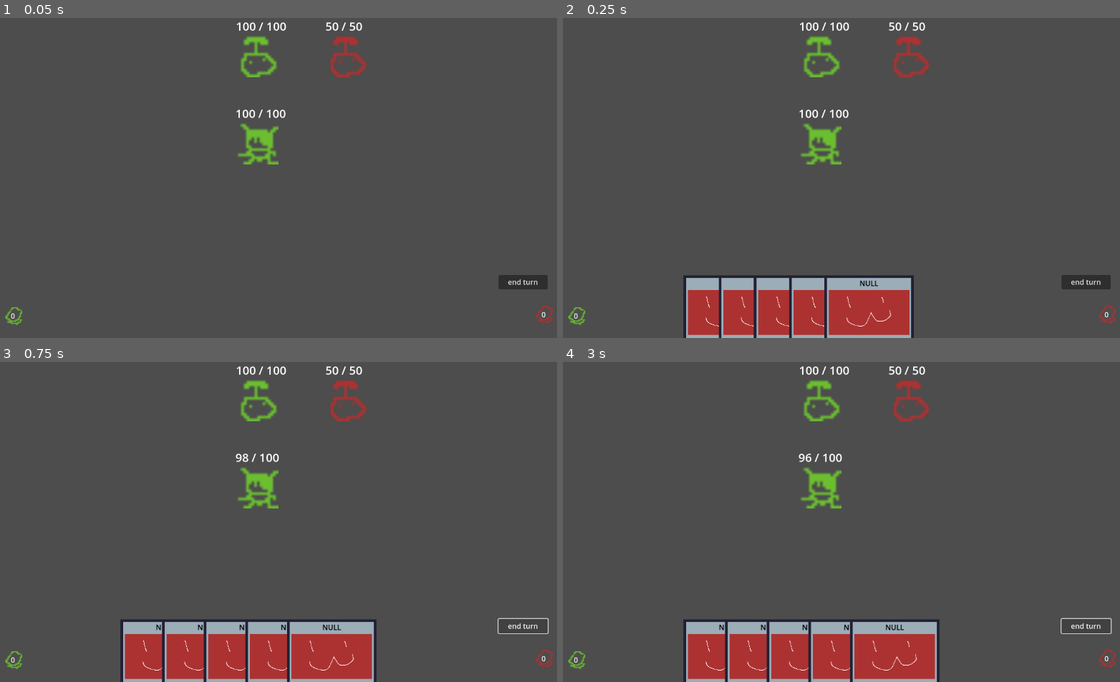
Above: before the commit, frames 1-4 (two rows, left to right).
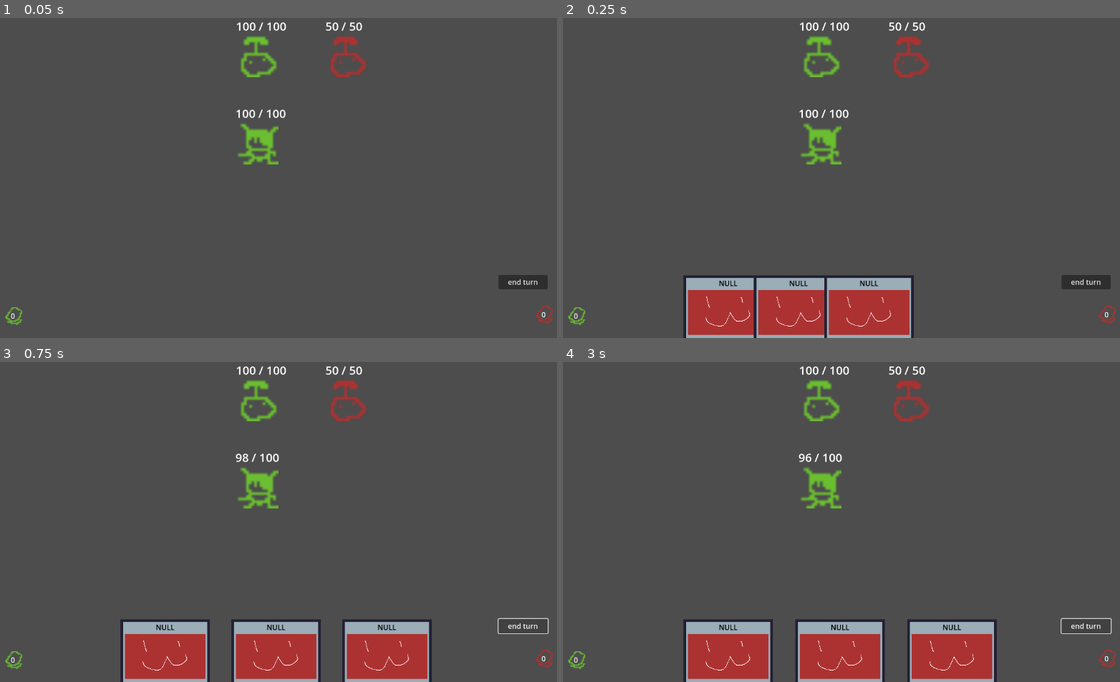
Above: after the commit, the same moments.

Repository: Saplings-Projects/1M_sub
Game: Godot game, scene res://#Scenes/TestingScene.tscn
Two runs of this game, one before a commit and one after it. Both use one fixed random seed, a clock stepped at 60 frames per second and the inputs below.
Inputs:
- Up to frame 1 (0.05 s): no input
- Up to frame 2 (0.25 s): no input
- Up to frame 3 (0.75 s): click "end turn" at 0.5 s
- Up to frame 4 (3 s): click "0" at 1.25 s; click "0" at 2 s; click "end turn" at 2.75 s

Frame 1 is identical in both runs. In frame 2, 0.4% of the frame differs, in the area x 27-47%, y 81-100%; in frame 3, 4.8%; in frame 4, 5.0%, in the area x 29-78%, y 80-100%.
Error before the commit: Invalid access to property or key 'successful_card_play' on a base object of type 'Node (CardManager.gd)'. (res://Cards/CardContainer.gd:25)

Commit message:
Add draw pile and discard pile to CardContainer
-Adds several helper functions for drawing and discarding cards
-Add helper for getting random array item using RandomGenerator

Diff:
--- a/#Scenes/TestingScene.tscn
+++ b/#Scenes/TestingScene.tscn
@@ -9,7 +9,7 @@
 [ext_resource type="Texture2D" uid="uid://d4muqvs3etnr8" path="res://Cards/discard_pile.png" id="12_kxw48"]
 [ext_resource type="Script" path="res://UI/EndTurnButton.gd" id="14_dpe64"]
 
-[sub_resource type="Resource" id="Resource_dqjle"]
+[sub_resource type="Resource" id="Resource_qq156"]
 script = ExtResource("5_obxy7")
 damage_to_apply_to_target = 0.0
 damage_to_apply_to_caster = 0.0
@@ -17,11 +17,13 @@
 buffs_to_apply_to_caster = Array[Resource("res://Buffs/BuffBase.gd")]([])
 affect_all_targets = false
 affect_all_casters = false
+amount_of_cards_to_draw = 0
+amount_of_cards_to_discard = 0
 application_type = 1
 card_title = "NULL"
 card_description = "NULL"
 
-[sub_resource type="Resource" id="Resource_xldjm"]
+[sub_resource type="Resource" id="Resource_wodrl"]
 script = ExtResource("5_obxy7")
 damage_to_apply_to_target = 0.0
 damage_to_apply_to_caster = 0.0
@@ -29,11 +31,13 @@
 buffs_to_apply_to_caster = Array[Resource("res://Buffs/BuffBase.gd")]([])
 affect_all_targets = false
 affect_all_casters = false
+amount_of_cards_to_draw = 0
+amount_of_cards_to_discard = 0
 application_type = 1
 card_title = "NULL"
 card_description = "NULL"
 
-[sub_resource type="Resource" id="Resource_cmc2i"]
+[sub_resource type="Resource" id="Resource_1agst"]
 script = ExtResource("5_obxy7")
 damage_to_apply_to_target = 0.0
 damage_to_apply_to_caster = 0.0
@@ -41,30 +45,8 @@
 buffs_to_apply_to_caster = Array[Resource("res://Buffs/BuffBase.gd")]([])
 affect_all_targets = false
 affect_all_casters = false
-application_type = 1
-card_title = "NULL"
-card_description = "NULL"
-
-[sub_resource type="Resource" id="Resource_0yyr6"]
-script = ExtResource("5_obxy7")
-damage_to_apply_to_target = 0.0
-damage_to_apply_to_caster = 0.0
-buffs_to_apply_to_target = Array[Resource("res://Buffs/BuffBase.gd")]([])
-buffs_to_apply_to_caster = Array[Resource("res://Buffs/BuffBase.gd")]([])
-affect_all_targets = false
-affect_all_casters = false
-application_type = 1
-card_title = "NULL"
-card_description = "NULL"
-
-[sub_resource type="Resource" id="Resource_dpl7a"]
-script = ExtResource("5_obxy7")
-damage_to_apply_to_target = 0.0
-damage_to_apply_to_caster = 0.0
-buffs_to_apply_to_target = Array[Resource("res://Buffs/BuffBase.gd")]([])
-buffs_to_apply_to_caster = Array[Resource("res://Buffs/BuffBase.gd")]([])
-affect_all_targets = false
-affect_all_casters = false
+amount_of_cards_to_draw = 0
+amount_of_cards_to_discard = 0
 application_type = 1
 card_title = "NULL"
 card_description = "NULL"
@@ -81,7 +63,7 @@
 card_scene = ExtResource("2_tx1h0")
 total_hand_width = 500.0
 card_queued_offset = 200.0
-default_hand = Array[ExtResource("5_obxy7")]([SubResource("Resource_dqjle"), SubResource("Resource_xldjm"), SubResource("Resource_cmc2i"), SubResource("Resource_0yyr6"), SubResource("Resource_dpl7a")])
+default_deck = Array[ExtResource("5_obxy7")]([SubResource("Resource_qq156"), SubResource("Resource_wodrl"), SubResource("Resource_1agst")])
 
 [node name="CanvasLayer" type="CanvasLayer" parent="."]
 
--- a/Cards/CardContainer.gd
+++ b/Cards/CardContainer.gd
@@ -10,93 +10,184 @@
 ## TODO We need a global way to deal cards so we can deal cards from
 ## card effects (eg: draw 2 cards). There is also no concept of draw pile/discard pile.
 
+signal on_card_counts_updated
 
 @export var card_scene: PackedScene
 @export var total_hand_width: float = 100
 @export var card_hovered_offset: float = 100
 @export var card_queued_offset: float = 100
-@export var default_hand: Array[CardBase]
-
-var cards: Array[CardWorld]
+@export var default_deck: Array[CardBase]
+@export var starting_hand_size: int = 5
+@export var max_hand_size: int = 10
+
+var cards_in_hand: Array[CardWorld] = []
+var draw_pile: Array[CardBase] = []
+var discard_pile: Array[CardBase] = []
+var queued_card: CardWorld = null
 
 
 func _ready() -> void:
 	PhaseManager.on_phase_changed.connect(_on_phase_changed)
-	CardManager.successful_card_play.connect(_on_card_successful_play)
+	CardManager.set_card_container(self)
+
+	draw_pile = default_deck.duplicate()
+	draw_pile.shuffle()
 
 
 func _process(_delta: float) -> void:
 	_update_card_positions()
 
 
-func deal_cards() -> void:
-	discard_all_cards()
-	for card_index: int in default_hand.size():
-		# create card and add to list
-		var card_instance: CardWorld = card_scene.instantiate()
-		add_child(card_instance)
-		cards.append(card_instance)
-		card_instance.init_card(default_hand[card_index])
-
-		# bind mouse events
-		var card_click_handler: ClickHandler = card_instance.get_click_handler()
-		card_click_handler.on_click.connect(_on_card_clicked.bind(card_instance))
-		card_click_handler.on_mouse_hovering.connect(_on_card_hovering.bind(card_instance))
-		card_click_handler.on_unhover.connect(_on_card_unhovered.bind(card_instance))
+func set_queued_card(card: CardWorld) -> void:
+	queued_card = card
+
+
+func remove_queued_card() -> void:
+	discard_card(queued_card)
+	set_queued_card(null)
+
+
+func is_card_queued() -> bool:
+	return queued_card != null
+
+
+func deal_to_hand_limit() -> void:
+	# deal to our starting hand size, ignoring amount of cards we already have
+	var amount_to_draw: int = maxi(0, starting_hand_size - cards_in_hand.size())
+	draw_cards(amount_to_draw)
+
+
+func draw_cards(amount: int) -> void:
+	for card_index: int in amount:
+		# limit amount of cards to a maximum
+		if cards_in_hand.size() < max_hand_size:
+			_draw_card()
 
 
 func discard_all_cards() -> void:
-	for card: CardWorld in cards:
-		card.queue_free()
-	cards.clear()
-
-
-func remove_card(card: CardWorld) -> void:
-	var card_index: int = cards.find(card)
-	cards[card_index].queue_free()
-	cards.remove_at(card_index)
+	while cards_in_hand.size() > 0:
+		_discard_last_card()
+
+
+func discard_random_card(amount: int) -> void:
+	var valid_cards_to_discard: Array[CardWorld] = []
+
+	for card in cards_in_hand:
+		if card != queued_card:
+			valid_cards_to_discard.append(card)
+
+	var amount_to_discard: int = mini(valid_cards_to_discard.size(), amount)
+	for discarding_index: int in amount_to_discard:
+		var random_index: int = Helpers.get_random_array_index(valid_cards_to_discard)
+		discard_card(valid_cards_to_discard[random_index])
+		valid_cards_to_discard.remove_at(random_index)
+
+
+func discard_card(card: CardWorld) -> void:
+	var card_index: int = cards_in_hand.find(card)
+	_discard_card_at_index(card_index)
+
+
+func get_draw_pile_size() -> int:
+	return draw_pile.size()
+
+
+func get_discard_pile_size() -> int:
+	return discard_pile.size()
+
+
+func _draw_card() -> void:
+	# if draw pile is empty, shuffle discard pile into draw pile. Clear discard pile.
+	if draw_pile.size() <= 0:
+		# every card is in our hand. Exit because there's nothing to draw
+		if discard_pile.size() <= 0:
+			return
+		discard_pile.shuffle()
+		draw_pile = discard_pile.duplicate()
+		discard_pile.clear()
+
+	# top card on the draw pile
+	var drawn_card: CardBase = draw_pile[0]
+	draw_pile.remove_at(0)
+
+	_create_card_in_world(drawn_card)
+
+	on_card_counts_updated.emit()
+
+
+func _create_card_in_world(card_data: CardBase):
+	var card_instance: CardWorld = card_scene.instantiate()
+	add_child(card_instance)
+	cards_in_hand.append(card_instance)
+
+	card_instance.init_card(card_data)
+
+	# bind mouse events
+	var card_click_handler: ClickHandler = card_instance.get_click_handler()
+	card_click_handler.on_click.connect(_on_card_clicked.bind(card_instance))
+	card_click_handler.on_mouse_hovering.connect(_on_card_hovering.bind(card_instance))
+	card_click_handler.on_unhover.connect(_on_card_unhovered.bind(card_instance))
+
+
+func _discard_card_at_index(card_index: int) -> void:
+	var card: CardWorld = cards_in_hand[card_index]
+
+	# add to discard pile
+	discard_pile.append(card.card_data)
+
+	# remove from world
+	cards_in_hand.remove_at(card_index)
+	card.queue_free()
+
+	on_card_counts_updated.emit()
+
+
+func _discard_last_card() -> void:
+	if cards_in_hand.size() > 0:
+		_discard_card_at_index(cards_in_hand.size() - 1)
 
 
 func _on_phase_changed(new_phase: Enums.Phase, _old_phase: Enums.Phase) -> void:
 	if new_phase == Enums.Phase.PLAYER_ATTACKING:
-		deal_cards()
+		deal_to_hand_limit()
 	if new_phase == Enums.Phase.ENEMY_ATTACKING:
 		discard_all_cards()
 
 
 func _on_card_clicked(card: CardWorld) -> void:
-	if CardManager.is_card_queued():
+	if is_card_queued():
+		var previously_queued_card: CardWorld = queued_card
+
 		# If we click ANY card while we have one queued, unqueue the queued card
-		var queued_card = CardManager.queued_card
-		CardManager.set_queued_card(null)
+		set_queued_card(null)
 
 		# If the card we clicked was the global queued card, we are still hovering it
-		if card == queued_card:
+		if card == previously_queued_card:
 			_on_card_hovering(card)
 		else:
 			# If we clicked another card, then we already unhovered the queued card
-			_on_card_unhovered(queued_card)
+			_on_card_unhovered(previously_queued_card)
 			# Now call this function again for the card we clicked, which should queue it
 			_on_card_clicked(card)
 	else:
 		# If we click a card with no card queued, queue it
-		CardManager.set_queued_card(card)
+		set_queued_card(card)
 		_focus_card(card, card_queued_offset)
 
 		# Unfocus all other cards
-		for other_card in cards:
+		for other_card in cards_in_hand:
 			if other_card == card:
 				continue
 			_unfocus_card(other_card)
 
 
 func _on_card_hovering(card: CardWorld) -> void:
-	if !CardManager.is_card_queued():
+	if !is_card_queued():
 		_focus_card(card, card_hovered_offset)
 
 
 func _on_card_unhovered(card: CardWorld) -> void:
-	if !CardManager.is_card_queued():
+	if !is_card_queued():
 		_unfocus_card(card)
 
 
@@ -110,12 +201,8 @@
 	card.z_index = 0
 
 
-func _on_card_successful_play(card: CardWorld) -> void:
-	remove_card(card)
-
-
 func _update_card_positions() -> void:
-	if cards.size() <= 0:
+	if cards_in_hand.size() <= 0:
 		return
 
 	var viewport_width: float = get_viewport_rect().size.x
@@ -128,10 +215,10 @@
 
 	# set spacing of each card
 	var per_card_width: float = 0
-	if cards.size() > 1:
-		per_card_width = total_hand_width / (cards.size() - 1)
-	for card_index: int in cards.size():
-		var card: CardWorld = cards[card_index]
+	if cards_in_hand.size() > 1:
+		per_card_width = total_hand_width / (cards_in_hand.size() - 1)
+	for card_index: int in cards_in_hand.size():
+		var card: CardWorld = cards_in_hand[card_index]
 		var card_x: float = per_card_width * card_index
 
 		card.get_lerp_component().desired_position.x = card_x
--- a/Helpers/StaticHelpers.gd
+++ b/Helpers/StaticHelpers.gd
@@ -15,3 +15,7 @@
 		if is_instance_of(value, type):
 			return value
 	return null
+
+
+static func get_random_array_index(array: Array[Variant]) -> int:
+	return RandomGenerator.random.randi_range(0, array.size() - 1)
Not shown: 1 places in #Scenes/TestingScene.tscn that only renumber resources
